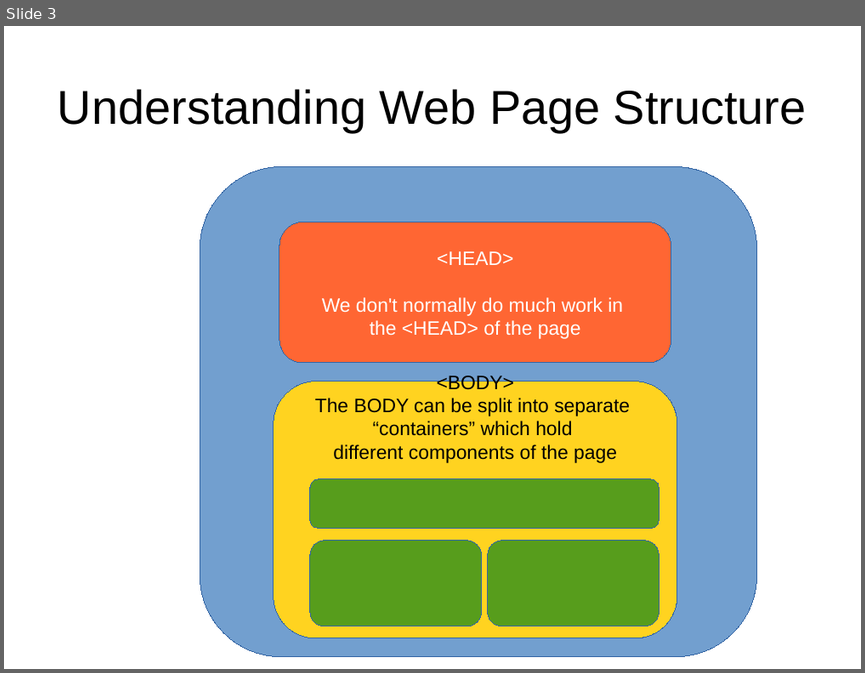
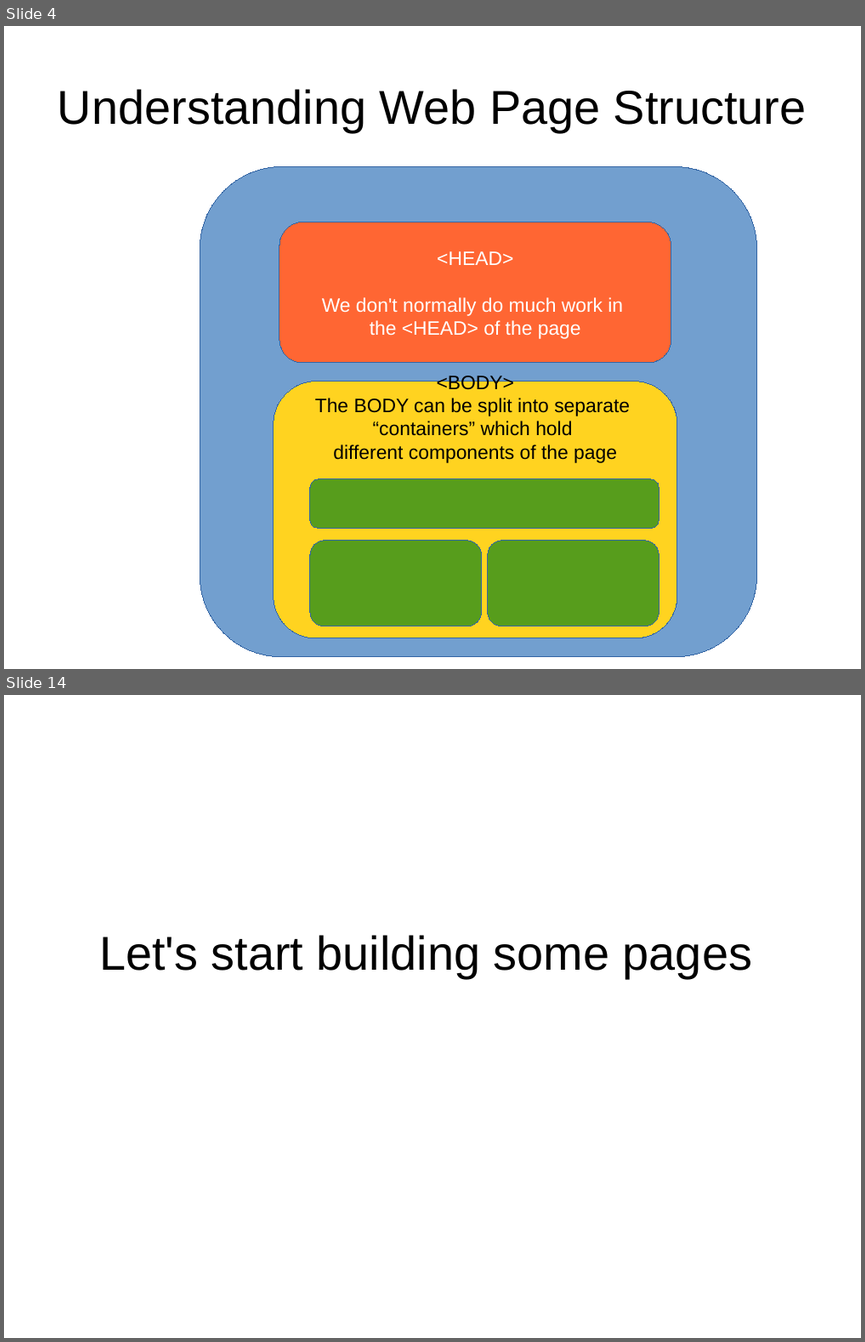
Before and after one commit to petermooney/December2014, a slide deck: LectureNotes.odp. Shown one above the other, each under a label of ours: slide 3 before the commit, slides 4 and 14 after it; the slides between them are not shown. The pictures are 865x673 and 865x1342 pixels, drawn with LibreOffice and Linux fonts; fonts in the diff are those of the drawing. Boxes give left, top, right and bottom in pixels: in the first picture for what was removed or moved away, otherwise in the second. Text is boxed around its words. In the diff, an @@ line names an element or a change of style, - is before the commit and + after.

```diff
--- a/LectureNotes.odp
+++ b/LectureNotes.odp
@@ slide 14 added at [4, 695, 861, 1338], background #FFFFFF @@
@@ title added at [99, 935, 752, 978], 44 pt, text #000000 @@
+Let's start building some pages
@@ what was slide 3 is now slide 4 @@
```
Also in this commit, not shown: 12 other slides added, 16 other files.
